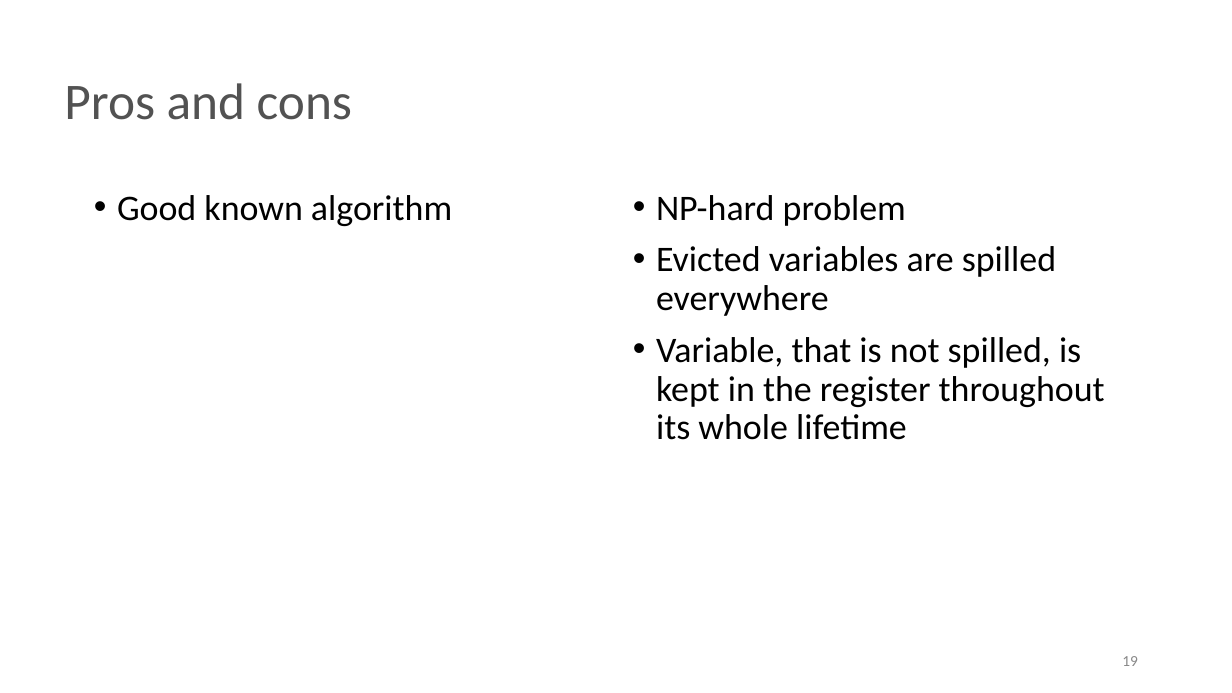
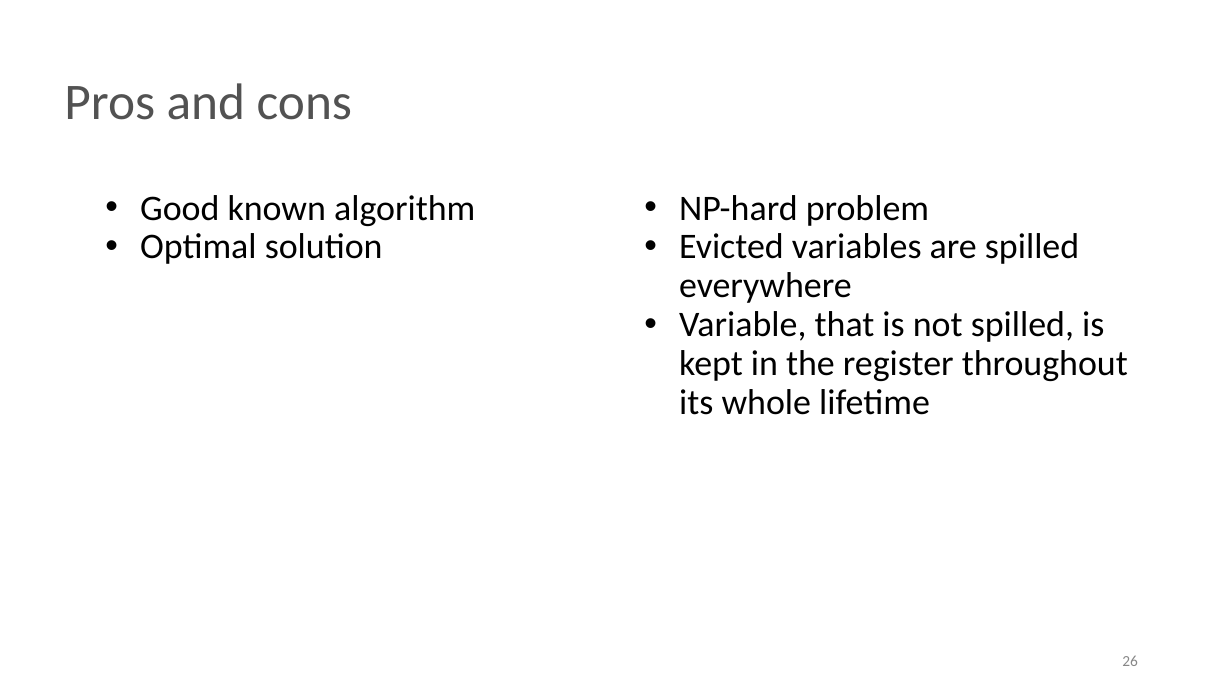
Before and after one commit to NN-complr-tech/Complr-course-lectures, a slide deck: slide 26 of 08-Backends-1.pptx (slide 19 before the commit). Drawn at 1232x693 pixels with LibreOffice and Linux fonts; fonts in the diff are those of the drawing. Boxes give left, top, right and bottom in pixels: in the first picture for what was removed or moved away, otherwise in the second. Text is boxed around its words. In the diff, an @@ line names an element or a change of style, - is before the commit and + after.

```diff
--- a/08-Backends-1.pptx
+++ b/08-Backends-1.pptx
@@ text at <box>140,195,475,226</box>: indent changed @@
@@ text "NP-hard problem" at <box>679,195,1128,415</box>: indent changed; less space between paragraphs @@
@@ text at <box>140,233,383,264</box>: paragraph added @@
+• Optimal solution
@@ page number at <box>1122,655,1138,666</box>: text changed @@
-19
+26
```
Also in this commit, not shown: 28 other slides changed, 9 slides added, 1 slide removed.
